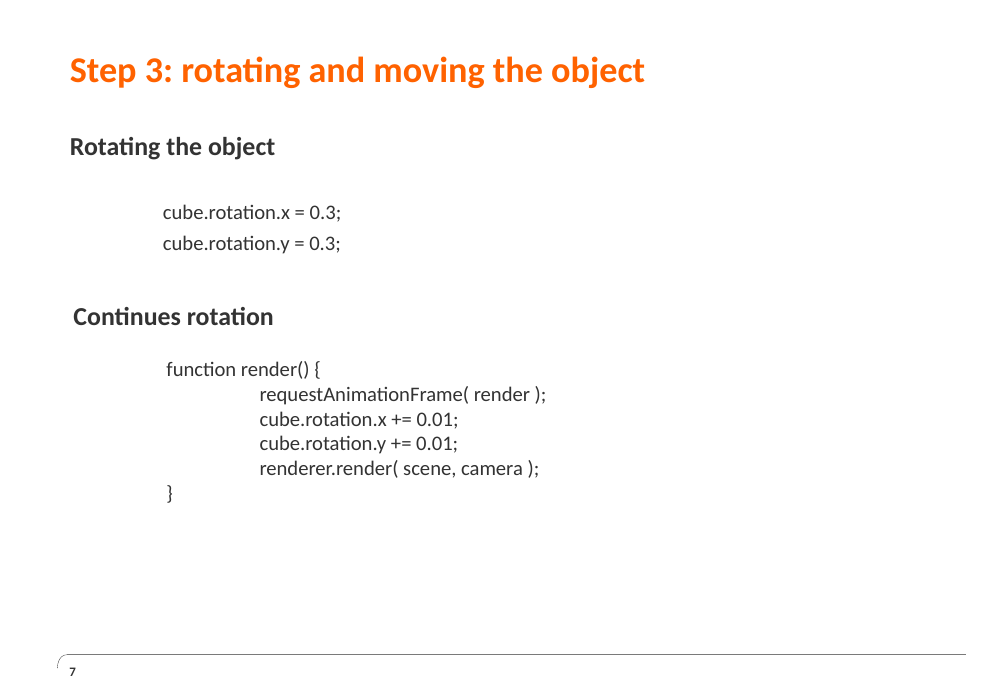
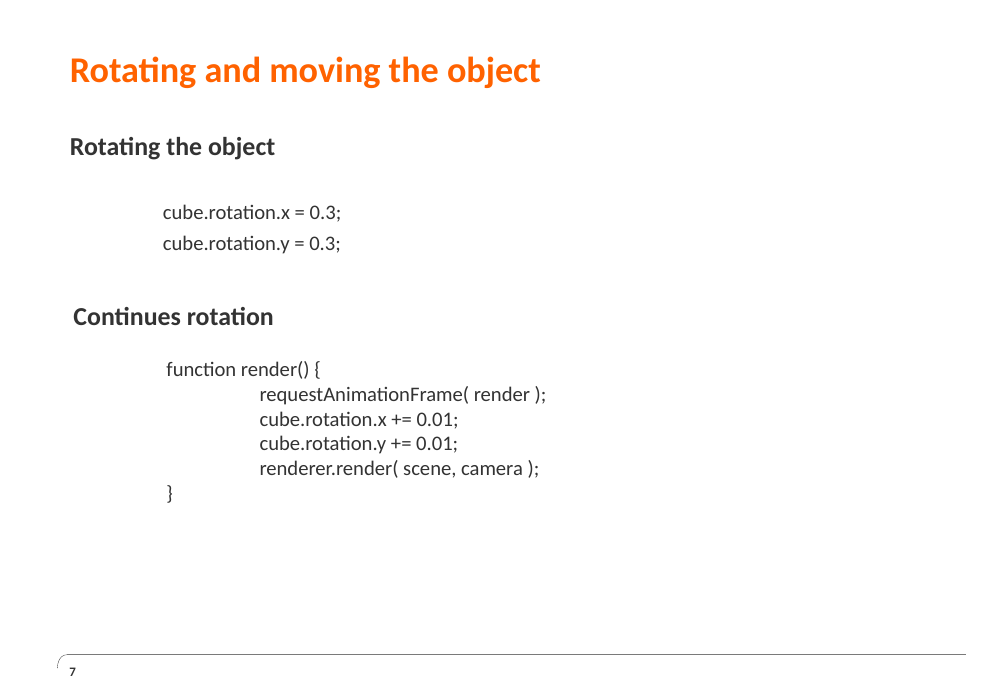
Before and after one commit to JesseBrand/WebGL, a slide deck: slide 7 of ppt/Presentatie Chaptermeeting WebGL 2.pptx. Drawn at 1008x698 pixels with LibreOffice and Linux fonts; fonts in the diff are those of the drawing; background and template pictures are left out. Boxes give left, top, right and bottom in pixels: in the first picture for what was removed or moved away, otherwise in the second. Text is boxed around its words. In the diff, an @@ line names an element or a change of style, - is before the commit and + after.

```diff
--- a/ppt/Presentatie Chaptermeeting WebGL 2.pptx
+++ b/ppt/Presentatie Chaptermeeting WebGL 2.pptx
@@ title at (70, 56, 541, 88): text changed @@
-Step 3: rotating and moving the object
+Rotating and moving the object
```
Also in this commit, not shown: 8 other slides changed, 1 slide removed.
